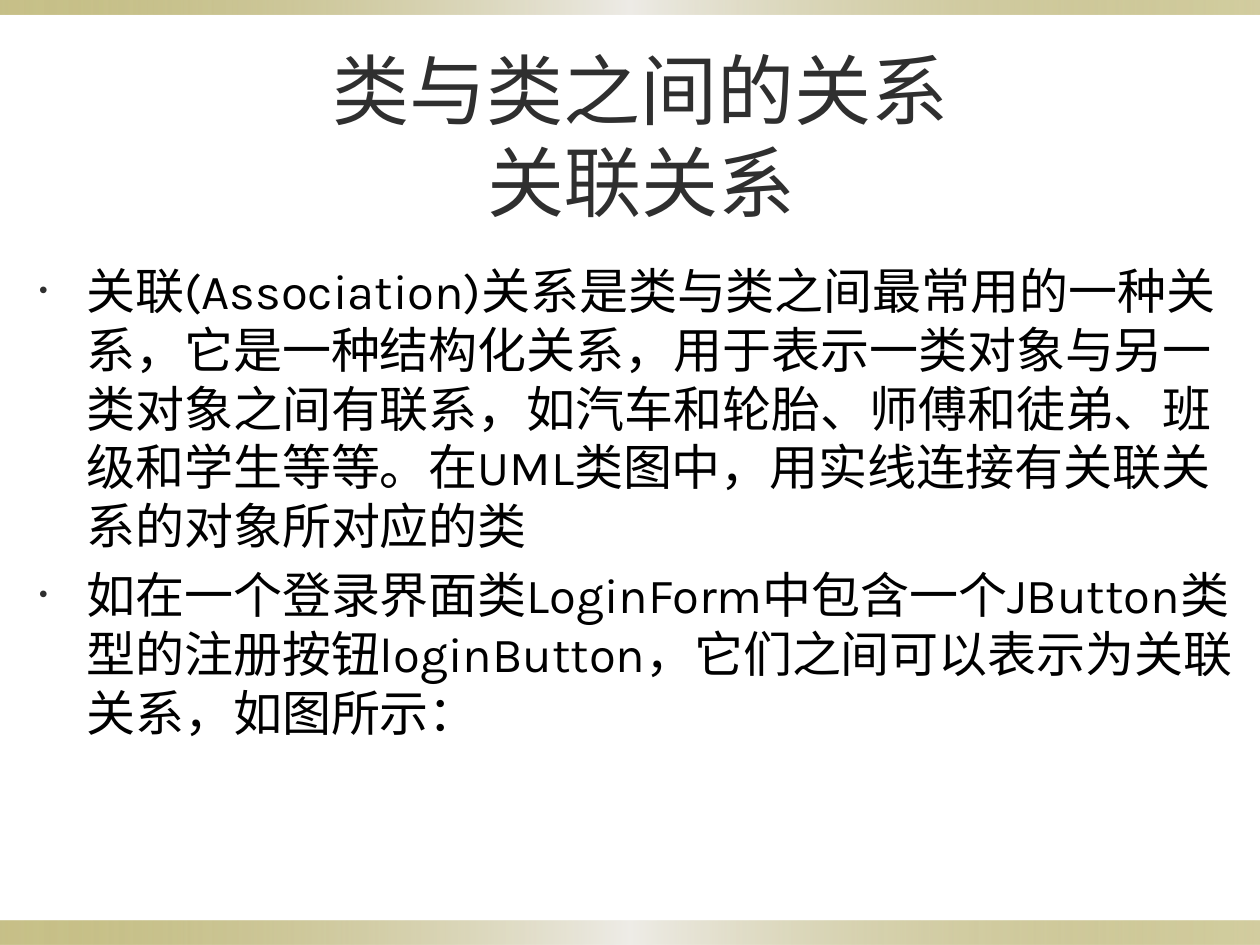
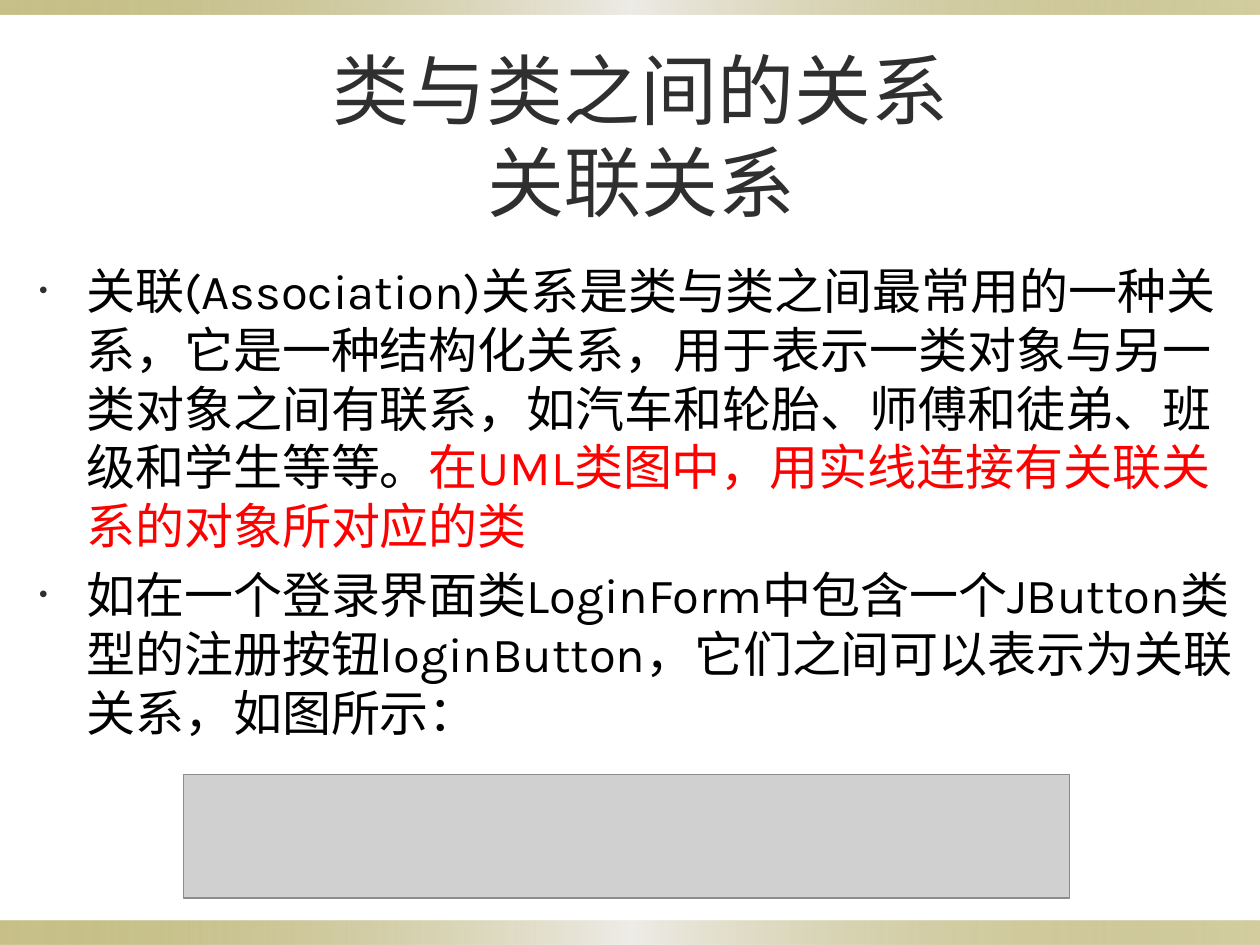
Before and after one commit to rjgcG7/SRS, a slide deck: slide 18 of website/受控文件/uml课程ppt/UML基础I.pptx. Drawn at 1260x945 pixels with LibreOffice and Linux fonts; fonts in the diff are those of the drawing; grey boxes stand for pictures; background and template pictures are left out. Boxes give left, top, right and bottom in pixels: in the first picture for what was removed or moved away, otherwise in the second. Text is boxed around its words. In the diff, an @@ line names an element or a change of style, - is before the commit and + after.

```diff
--- a/website/受控文件/uml课程ppt/UML基础I.pptx
+++ b/website/受控文件/uml课程ppt/UML基础I.pptx
@@ text at (86, 267, 1215, 548): text colour #000000 to #FF0000 in "关联(Association)关系是类与类之间最常用的一种关系，它是一种结构化关系，用于表示一类对象与另一类对象之间有联 ..." @@
@@ picture added at (184, 775, 1070, 898) @@
```
Also in this commit, not shown: 11 other slides changed, 14 other files.
